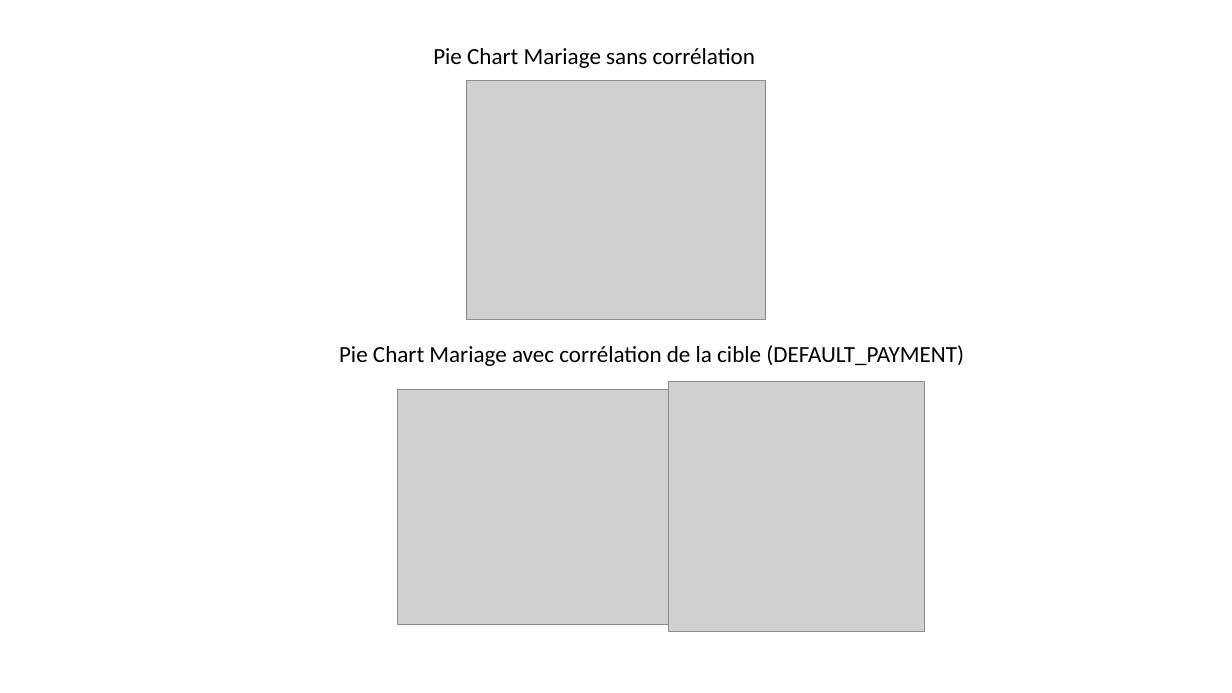
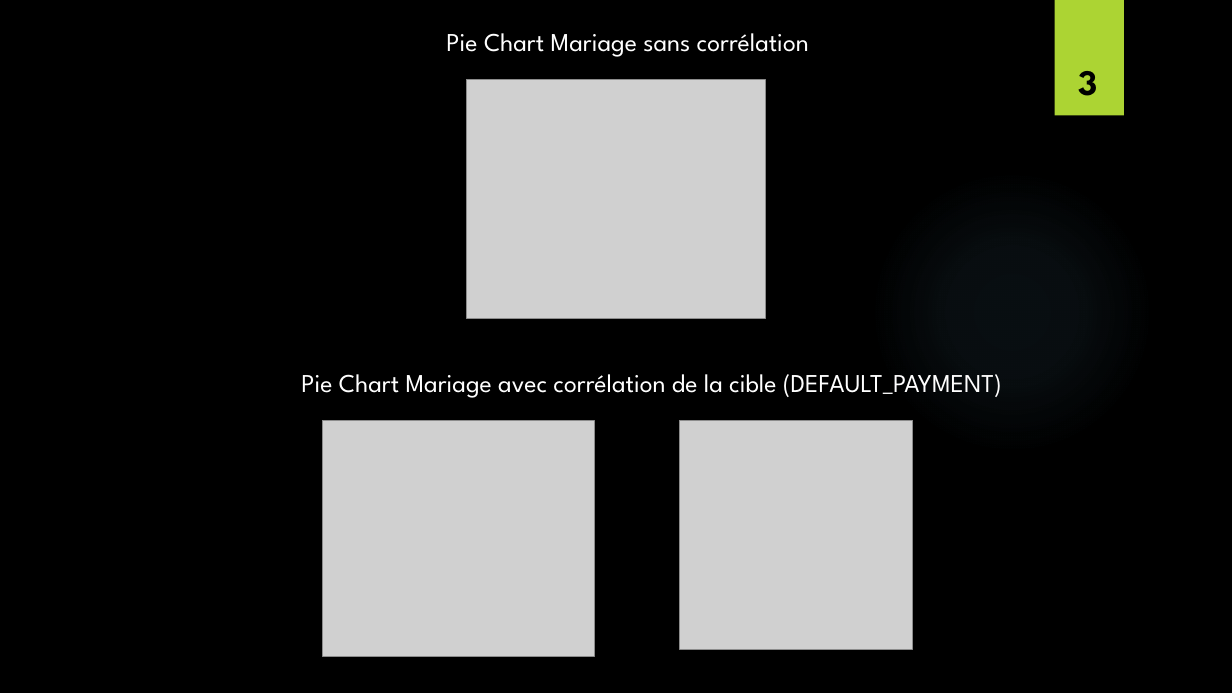
Before and after one commit to HugoWinterGhost/R_Projet, a slide deck: slide 3 of Présentation_R_Projet.pptx. Drawn at 1232x693 pixels with LibreOffice and Linux fonts; fonts in the diff are those of the drawing; grey boxes stand for pictures; background and template pictures are left out. Boxes give left, top, right and bottom in pixels: in the first picture for what was removed or moved away, otherwise in the second. Text is boxed around its words. In the diff, an @@ line names an element or a change of style, - is before the commit and + after.

Commit message:
fix theme ppt

```diff
--- a/Présentation_R_Projet.pptx
+++ b/Présentation_R_Projet.pptx
@@ background #FFFFFF to picture (left out) @@
@@ text "Pie Chart Mariage sans corrélation": place and size @@
-text "Pie Chart Mariage sans corrélation" at [433, 48, 755, 68]
+text "Pie Chart Mariage sans corrélation" at [446, 33, 809, 57]
@@ text "Pie Chart Mariage sans corrélation" at [446, 33, 809, 57]: size 18 to 20 pt, font Calibri to League Spartan, text colour #000000 to #FFFFFF @@
@@ rectangle added at [1055, 0, 1124, 116], fill #ACD433 @@
@@ page number added at [1079, 71, 1098, 96], 28 pt, text #000000, bold @@
+3
@@ ellipse added at [870, 169, 1154, 454], fill gradient #7AC4F0 @@
@@ text "Pie Chart Mariage avec corrélation ..." at [301, 374, 1002, 398]: size 18 to 20 pt, font Calibri to League Spartan, text colour #000000 to #FFFFFF @@
@@ text "Pie Chart Mariage avec corrélation ...": place and size @@
-text "Pie Chart Mariage avec corrélation ..." at [339, 345, 964, 366]
+text "Pie Chart Mariage avec corrélation ..." at [301, 374, 1002, 398]
@@ picture: place and size @@
-picture at [397, 389, 669, 624]
+picture at [323, 421, 594, 657]
@@ picture: place and size @@
-picture at [669, 382, 925, 632]
+picture at [679, 421, 913, 649]
```
Also in this commit, not shown: 3 other slides changed.
